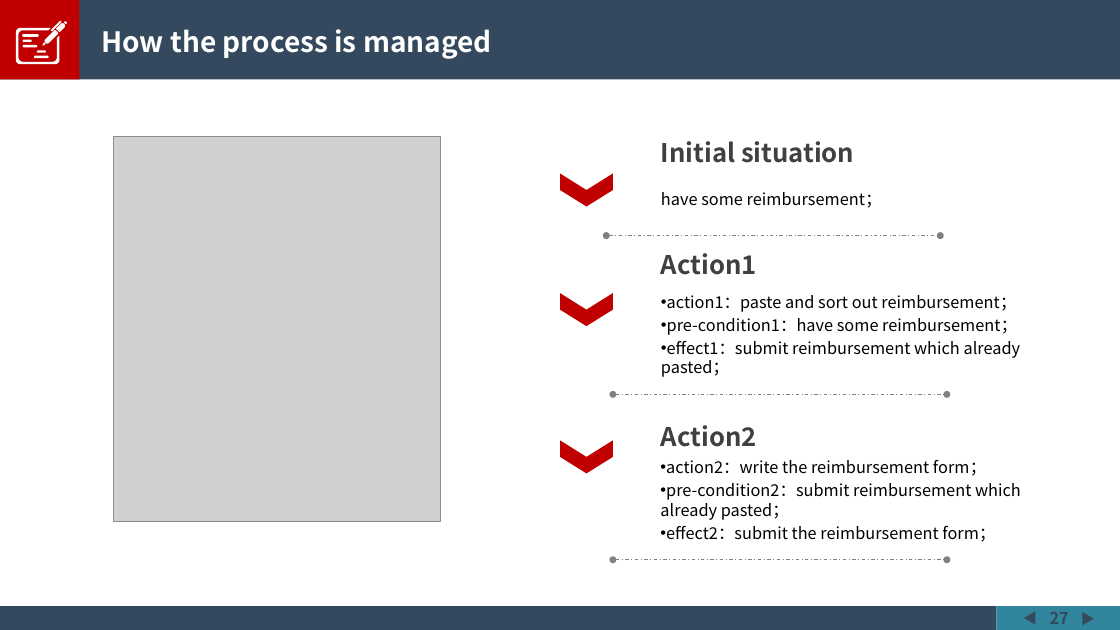
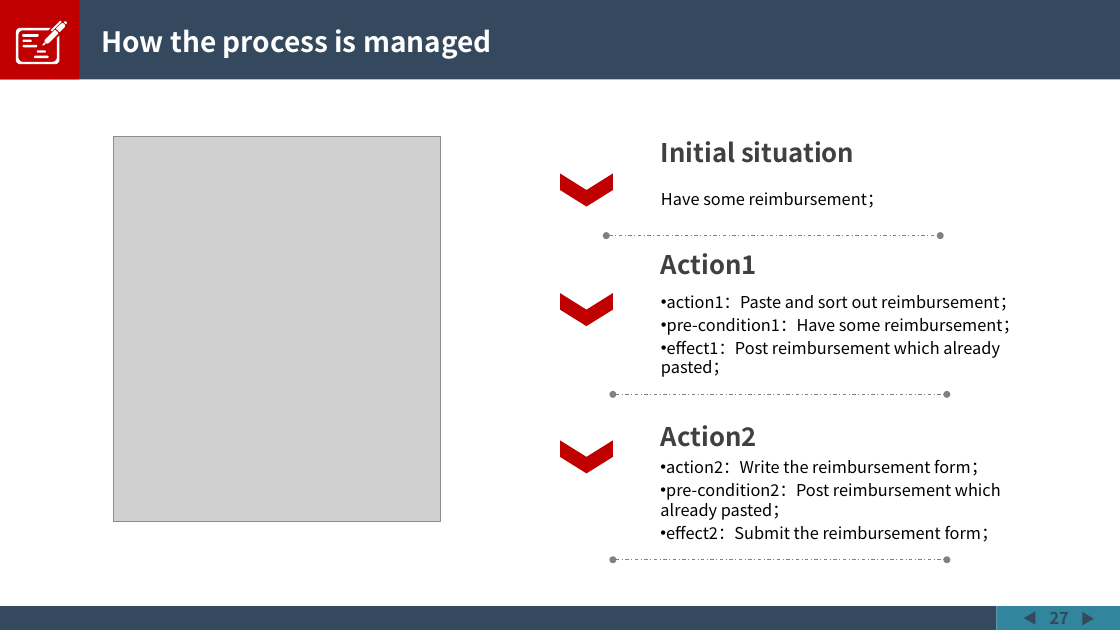
Before and after one commit to kingder-c/homework, a slide deck: slide 10 of 展示PPT.pptx. Drawn at 1120x630 pixels with LibreOffice and Linux fonts; fonts in the diff are those of the drawing; grey boxes stand for pictures. Boxes give left, top, right and bottom in pixels: in the first picture for what was removed or moved away, otherwise in the second. Text is boxed around its words. In the diff, an @@ line names an element or a change of style, - is before the commit and + after.

```diff
--- a/展示PPT.pptx
+++ b/展示PPT.pptx
@@ text at bbox=[661, 192, 884, 208]: text changed @@
-have some reimbursement；
+Have some reimbursement；
@@ text at bbox=[661, 295, 1019, 377]: text changed @@
-• action1：paste and sort out reimbursement；
-• pre-condition1：have some reimbursement；
-• effect1：submit reimbursement which already pasted；
+• action1：Paste and sort out reimbursement；
+• pre-condition1：Have some reimbursement；
+• effect1：Post reimbursement which already pasted；
@@ text at bbox=[660, 460, 1001, 542]: text changed @@
-• action2：write the reimbursement form；
-• pre-condition2：submit reimbursement which already pasted；
-• effect2：submit the reimbursement form；
+• action2：Write the reimbursement form；
+• pre-condition2：Post reimbursement which already pasted；
+• effect2：Submit the reimbursement form；
```
Also in this commit, not shown: 3 other slides changed, 10 other files.
